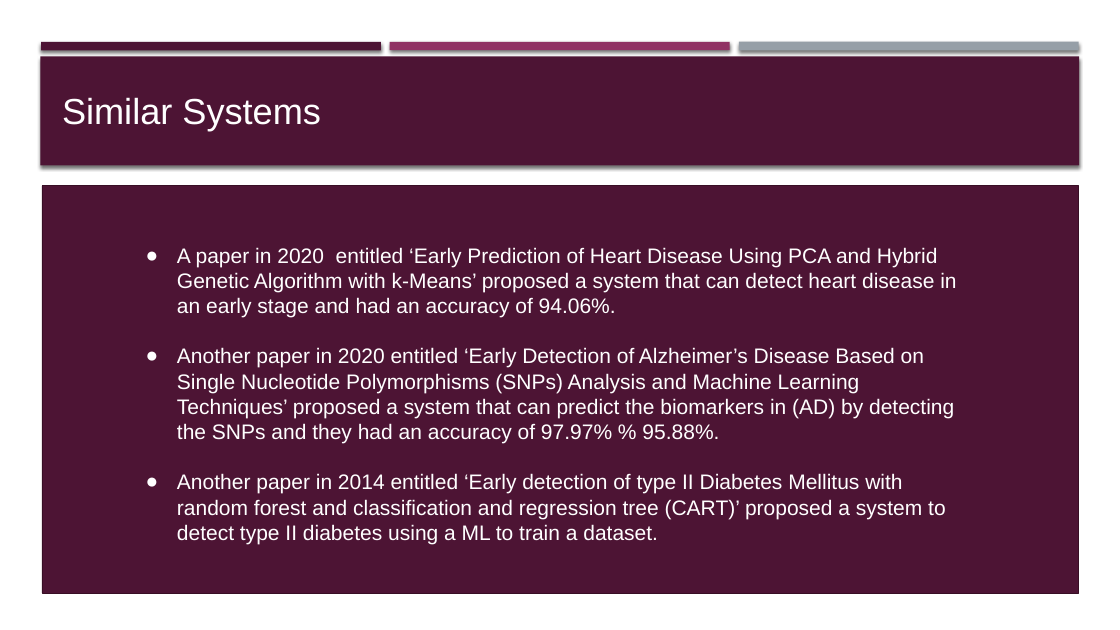
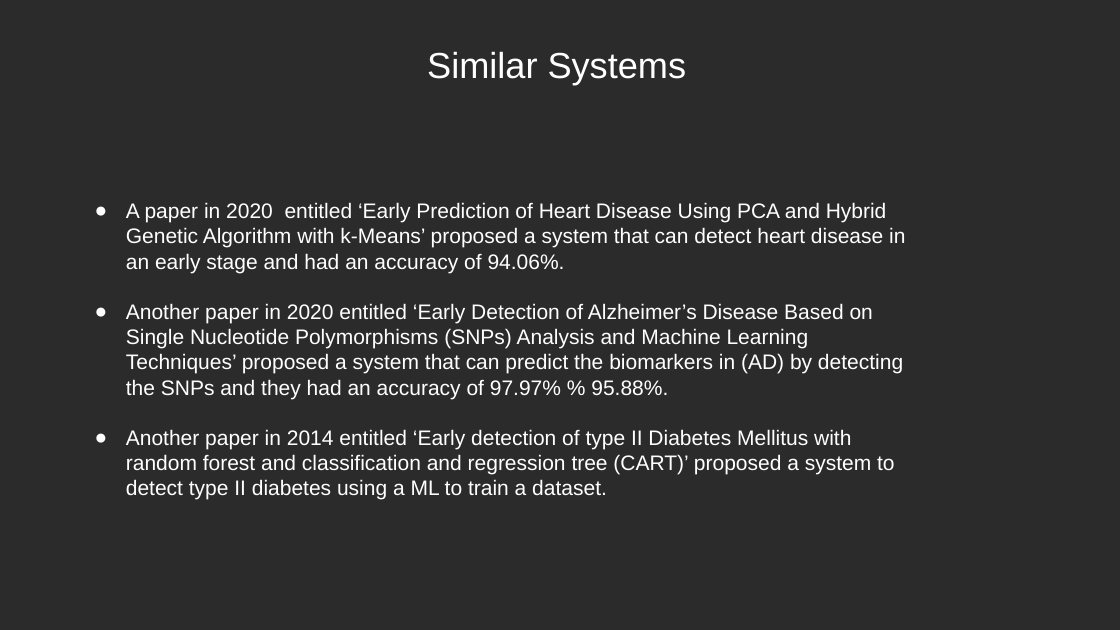
Before and after one commit to YoussifAssem/Genatac, a slide deck: slide 9 of E-Genetics/Proposal/genetics(2).pptx (slide 6 before the commit). Drawn at 1120x630 pixels with LibreOffice and Linux fonts; fonts in the diff are those of the drawing; background and template pictures are left out; a plain dark background stands for a picture behind light text. Boxes give left, top, right and bottom in pixels: in the first picture for what was removed or moved away, otherwise in the second. Text is boxed around its words. In the diff, an @@ line names an element or a change of style, - is before the commit and + after.

```diff
--- a/E-Genetics/Proposal/genetics(2).pptx
+++ b/E-Genetics/Proposal/genetics(2).pptx
@@ background #FFFFFF to picture (left out) @@
@@ rectangle removed at bbox=[40, 56, 1080, 166] @@
@@ rectangle removed at bbox=[41, 42, 381, 50] @@
@@ text "Similar Systems": place and size @@
-text "Similar Systems" at bbox=[62, 97, 321, 131]
+text "Similar Systems" at bbox=[427, 51, 687, 85]
@@ text "Similar Systems" at bbox=[427, 51, 687, 85]: alignment left to centre; vertical alignment top to middle @@
@@ rectangle removed at bbox=[390, 42, 730, 50] @@
@@ rectangle removed at bbox=[739, 42, 1079, 51] @@
@@ rectangle removed at bbox=[42, 186, 1078, 593] @@
@@ text "A paper in 2020 entitled ...": place and size @@
-text "A paper in 2020 entitled ..." at bbox=[177, 247, 956, 544]
+text "A paper in 2020 entitled ..." at bbox=[126, 202, 905, 500]
@@ text "A paper in 2020 entitled ..." at bbox=[126, 202, 905, 500]: vertical alignment top to middle @@
```
Also in this commit, not shown: 12 other slides changed, 6 slides added, 8 slides removed, 2 other files.
